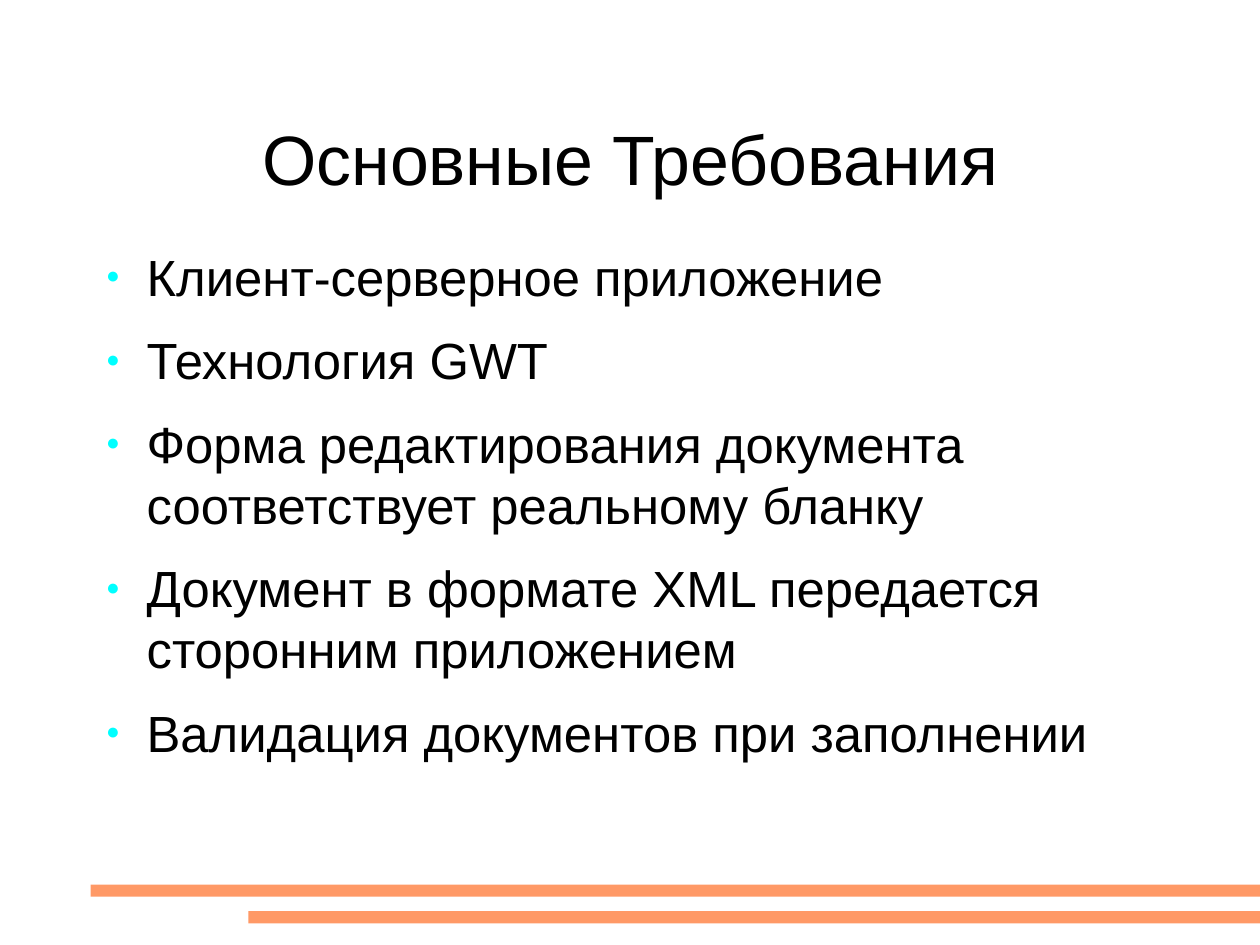
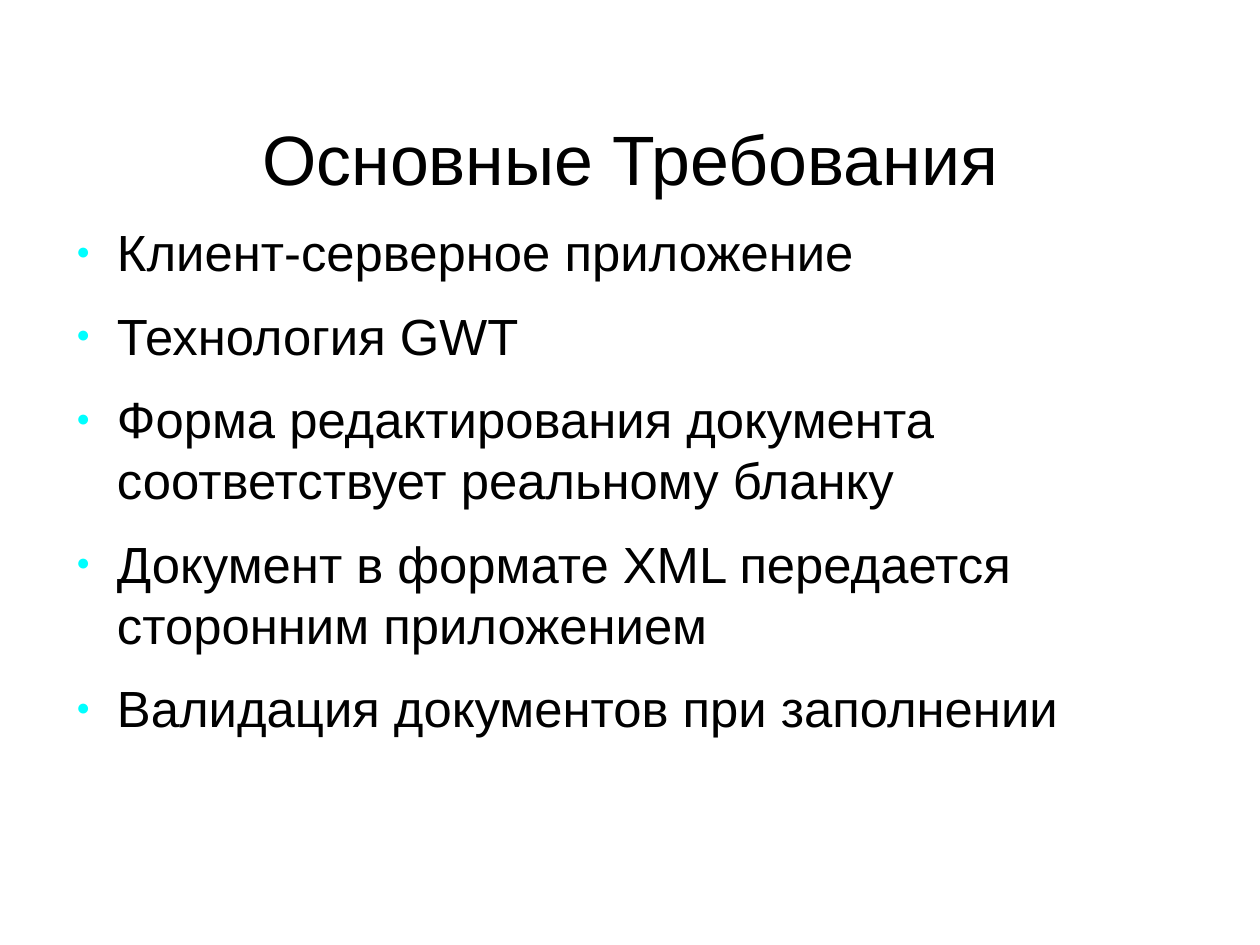
Before and after one commit to aeremenok/a-team-777, a slide deck: slide 3 of diploma/eav/diploma/demo.odp. Drawn at 1260x945 pixels with LibreOffice and Linux fonts; fonts in the diff are those of the drawing. Boxes give left, top, right and bottom in pixels: in the first picture for what was removed or moved away, otherwise in the second. Text is boxed around its words. In the diff, an @@ line names an element or a change of style, - is before the commit and + after.

Commit message:
ДИПЛОМ основные исправления в речи и презентации

```diff
--- a/diploma/eav/diploma/demo.odp
+++ b/diploma/eav/diploma/demo.odp
@@ text "Клиент-серверное приложение": place and size @@
-text "Клиент-серверное приложение" at <box>147,261,1088,762</box>
+text "Клиент-серверное приложение" at <box>117,236,1058,738</box>
@@ rectangle removed at <box>90,885,1260,898</box> @@
@@ rectangle removed at <box>248,911,1260,924</box> @@
```
Also in this commit, not shown: 15 other slides changed, 1 slide added, 1 slide removed, 5 other files.
